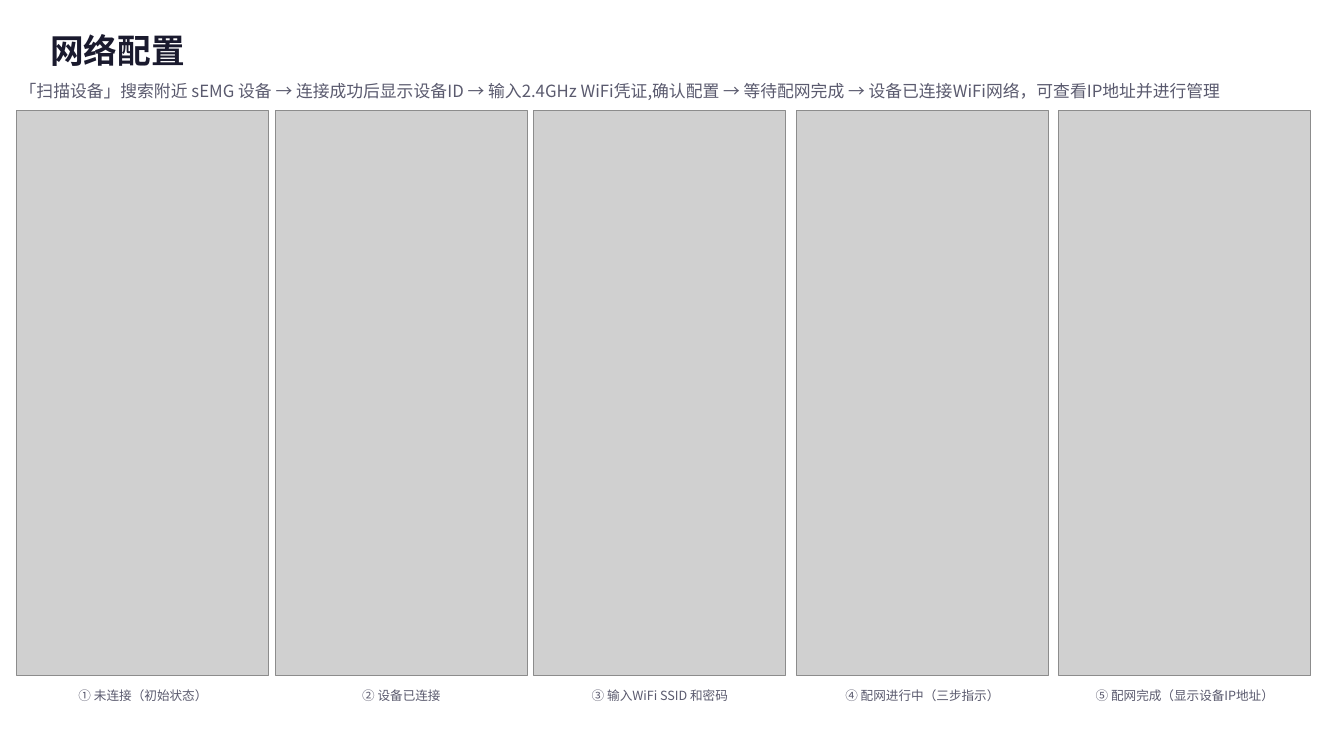
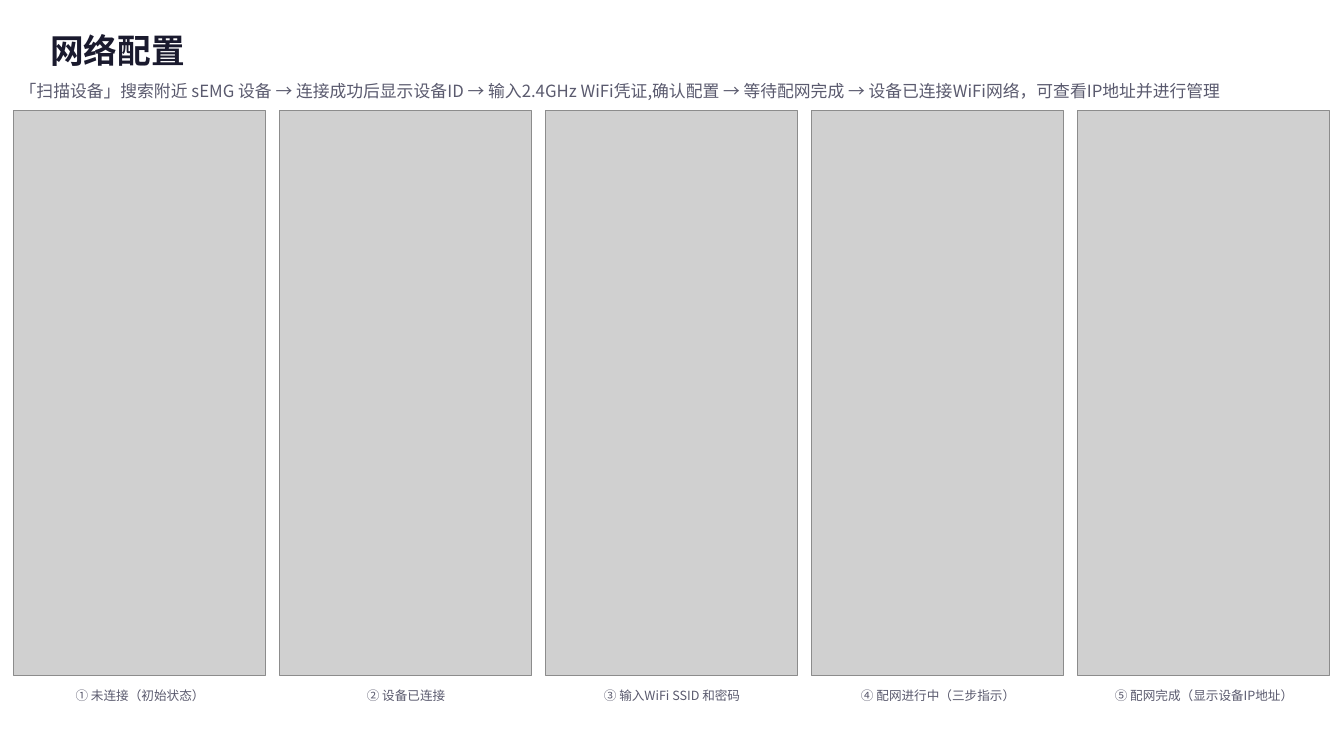
Before and after one commit to auxhh7262/sEMG_B_Project, a slide deck: slide 3 of docs/sEMG肌肉疲劳监测_小程序操作指南.pptx. Drawn at 1344x756 pixels with LibreOffice and Linux fonts; fonts in the diff are those of the drawing; grey boxes stand for pictures. Boxes give left, top, right and bottom in pixels: in the first picture for what was removed or moved away, otherwise in the second. Text is boxed around its words. In the diff, an @@ line names an element or a change of style, - is before the commit and + after.

```diff
--- a/docs/sEMG肌肉疲劳监测_小程序操作指南.pptx
+++ b/docs/sEMG肌肉疲劳监测_小程序操作指南.pptx
@@ picture: place and size @@
-picture at <box>275,111,527,676</box>
+picture at <box>280,111,532,676</box>
@@ picture: place and size @@
-picture at <box>534,111,786,676</box>
+picture at <box>546,111,799,676</box>
@@ picture: place and size @@
-picture at <box>797,111,1049,676</box>
+picture at <box>813,111,1065,676</box>
@@ picture: place and size @@
-picture at <box>1059,111,1311,676</box>
+picture at <box>1078,111,1330,676</box>
@@ text "② 设备已连接": place and size @@
-text "② 设备已连接" at <box>362,689,441,701</box>
+text "② 设备已连接" at <box>367,689,445,701</box>
@@ text "③ 输入WiFi SSID 和密码": place and size @@
-text "③ 输入WiFi SSID 和密码" at <box>592,689,728,701</box>
+text "③ 输入WiFi SSID 和密码" at <box>604,689,740,701</box>
@@ text "④ 配网进行中（三步指示）": place and size @@
-text "④ 配网进行中（三步指示）" at <box>845,689,1000,701</box>
+text "④ 配网进行中（三步指示）" at <box>861,689,1015,701</box>
@@ text "⑤ 配网完成（显示设备IP地址）": place and size @@
-text "⑤ 配网完成（显示设备IP地址）" at <box>1096,689,1274,701</box>
+text "⑤ 配网完成（显示设备IP地址）" at <box>1115,689,1293,701</box>
```
Also in this commit, not shown: 4 other slides changed, 34 other files.
